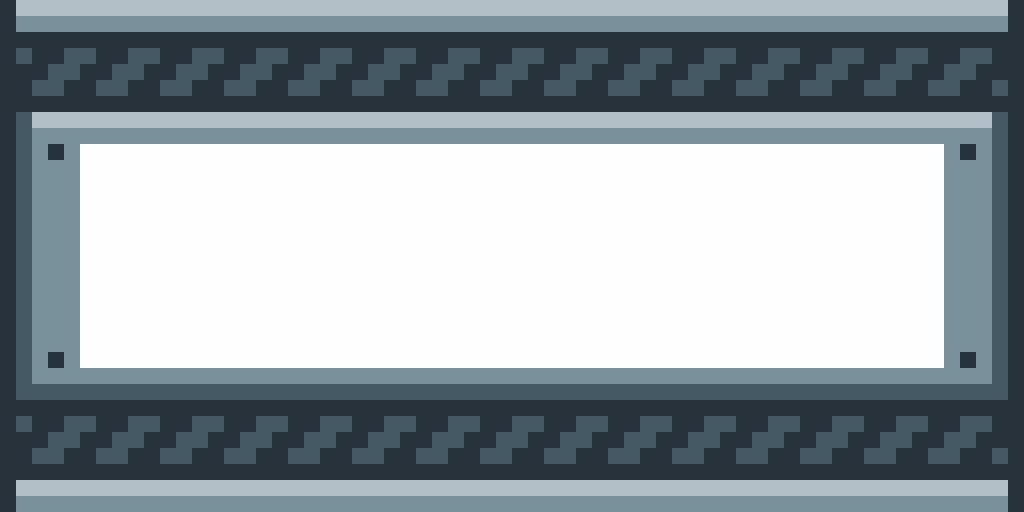
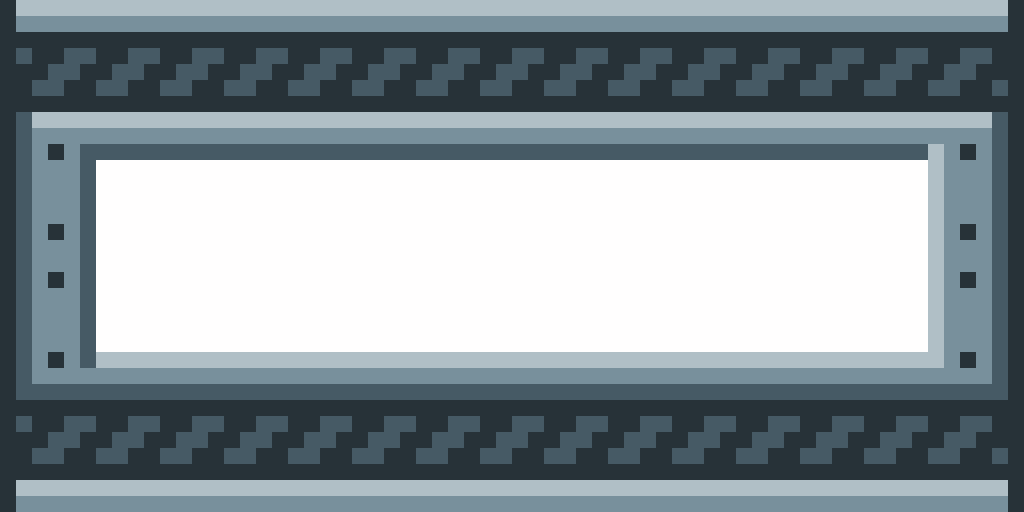
Revision of a layered 1024 x 512 image; what changed, layer by layer:
painted on "Window" over [48, 144, 976, 368]
